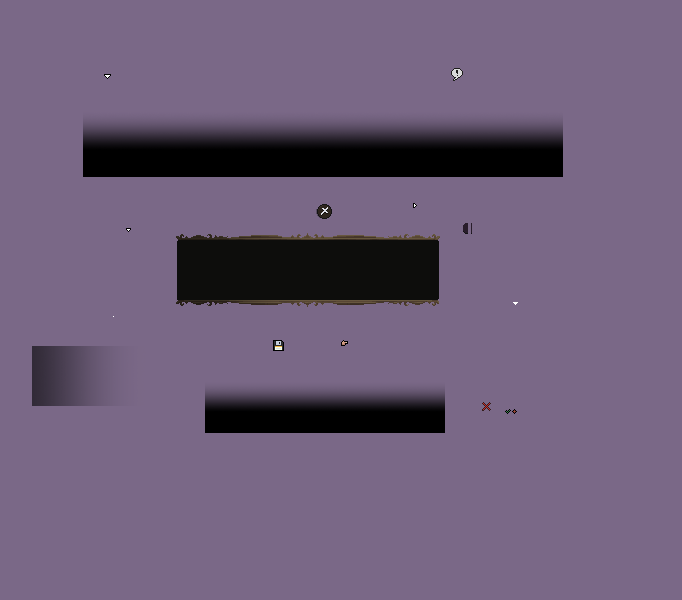
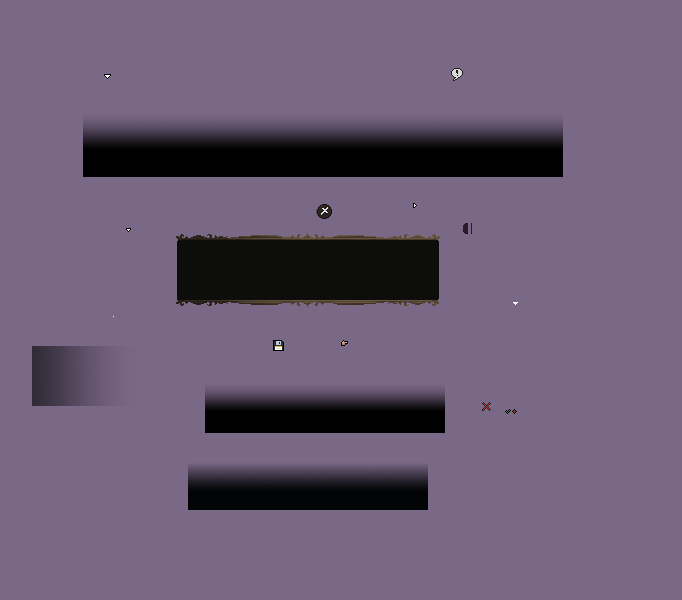
Revision of a layered 682x600 image; what changed, layer by layer:
added layer "EchoBackground.png" above "DialogOptionBullet.png" over box(188, 463, 428, 510)
